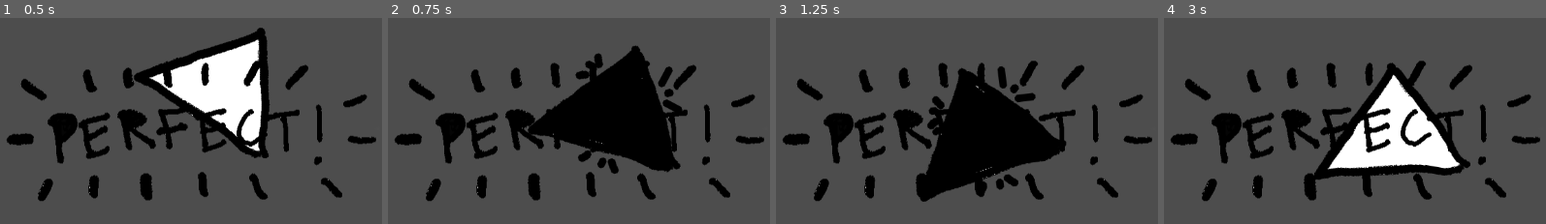
Above: before the commit, frames 1-4 (left to right).
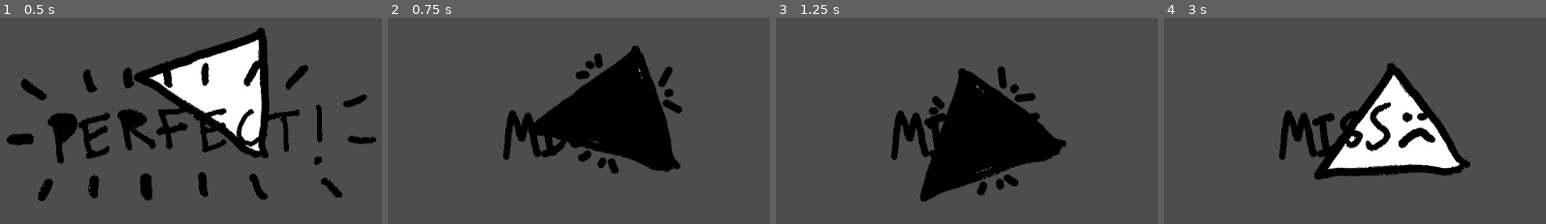
Above: after the commit, the same moments.

Repository: s0rta/i_have_yet_to_grasp_the_skill_of_comedic_timing
Game: Godot game, scene res://conductor.tscn
Two runs of this game, one before a commit and one after it. Both use one fixed random seed, a clock stepped at 60 frames per second and the inputs below. Sound files missing from this copy of the repository are replaced by a short silence.
Inputs:
- Up to frame 1 (0.5 s): no input
- Up to frame 2 (0.75 s): tap Enter at 0.5 s; hold Space (space) from 0.53 s (still down)
- Up to frame 3 (1.25 s): keep holding Space (space)
- Up to frame 4 (3 s): release Space (space) at 1.28 s; tap Space (space) at 1.35, 2.85 s; hold Space (space) 2.03-2.78 s

Frame 1 is identical in both runs. In frame 2, 7.9% of the frame differs, in the area x 1-99%, y 20-89%; in frame 3, 7.9%; in frame 4, 11%.
Error before the commit: Invalid access of index '0' on a base object of type: 'Array'. (res://Judge.gd:38)

Commit message:
Goal manager is providing a goal.

Diff:
--- a/Goal.gd
+++ b/Goal.gd
@@ -4,9 +4,9 @@
 
 var key_sequence: Array
 
-func _init(key_sequence):
-	print("in init", key_sequence)
-	key_sequence = key_sequence
+func _init(initial_key_sequence):
+	print("in init", initial_key_sequence)
+	key_sequence = initial_key_sequence
 
 # Called when the node enters the scene tree for the first time.
 func _ready():
--- a/Judge.gd
+++ b/Judge.gd
@@ -39,7 +39,7 @@
 
 	if not target_keycode:
 		return Score.NA
-	elif input.key_code != target_keycode:
+	elif input.keycode != target_keycode:
 		return Score.MISS
 
 	print("Scoring beat ", closest_beat, target_keycode)
